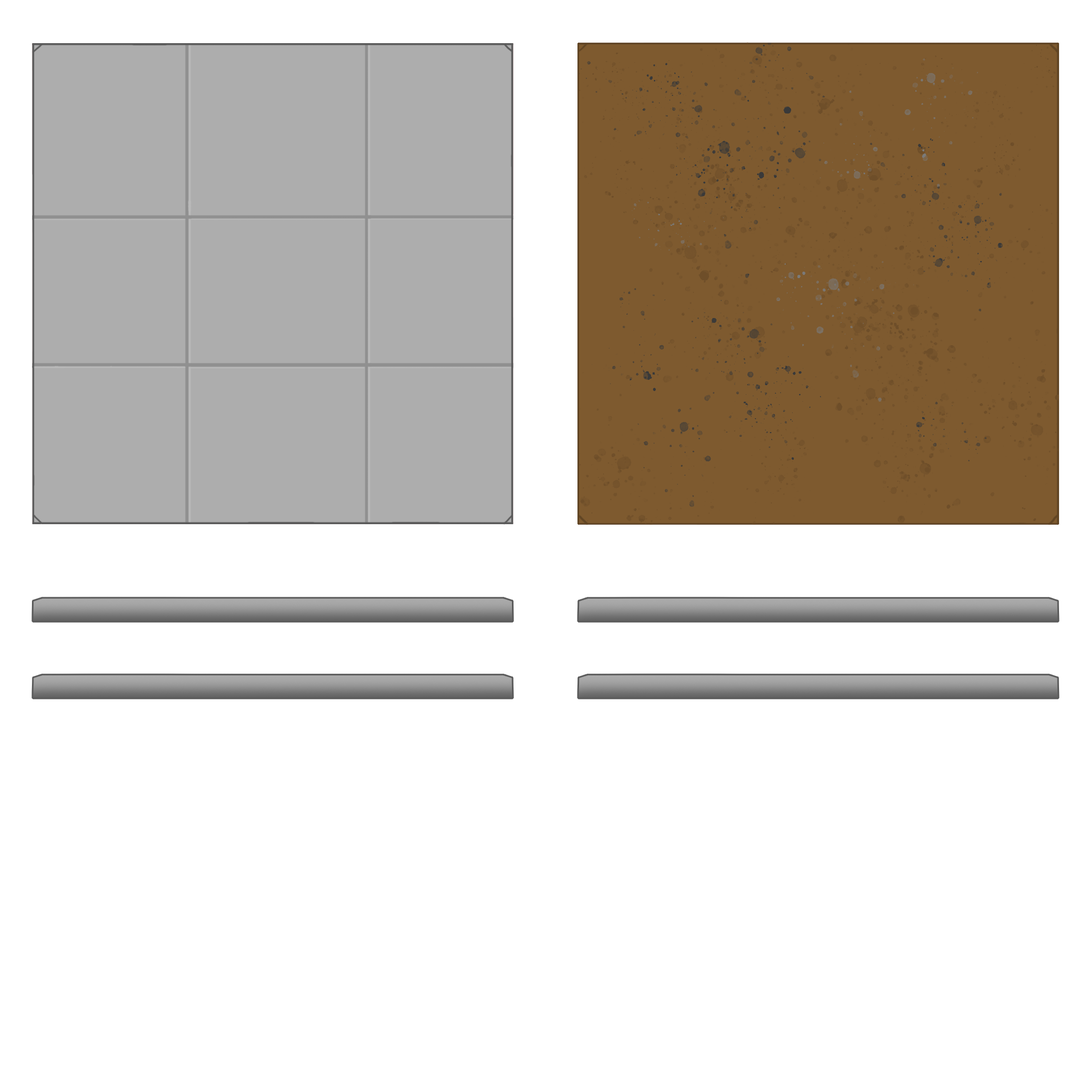
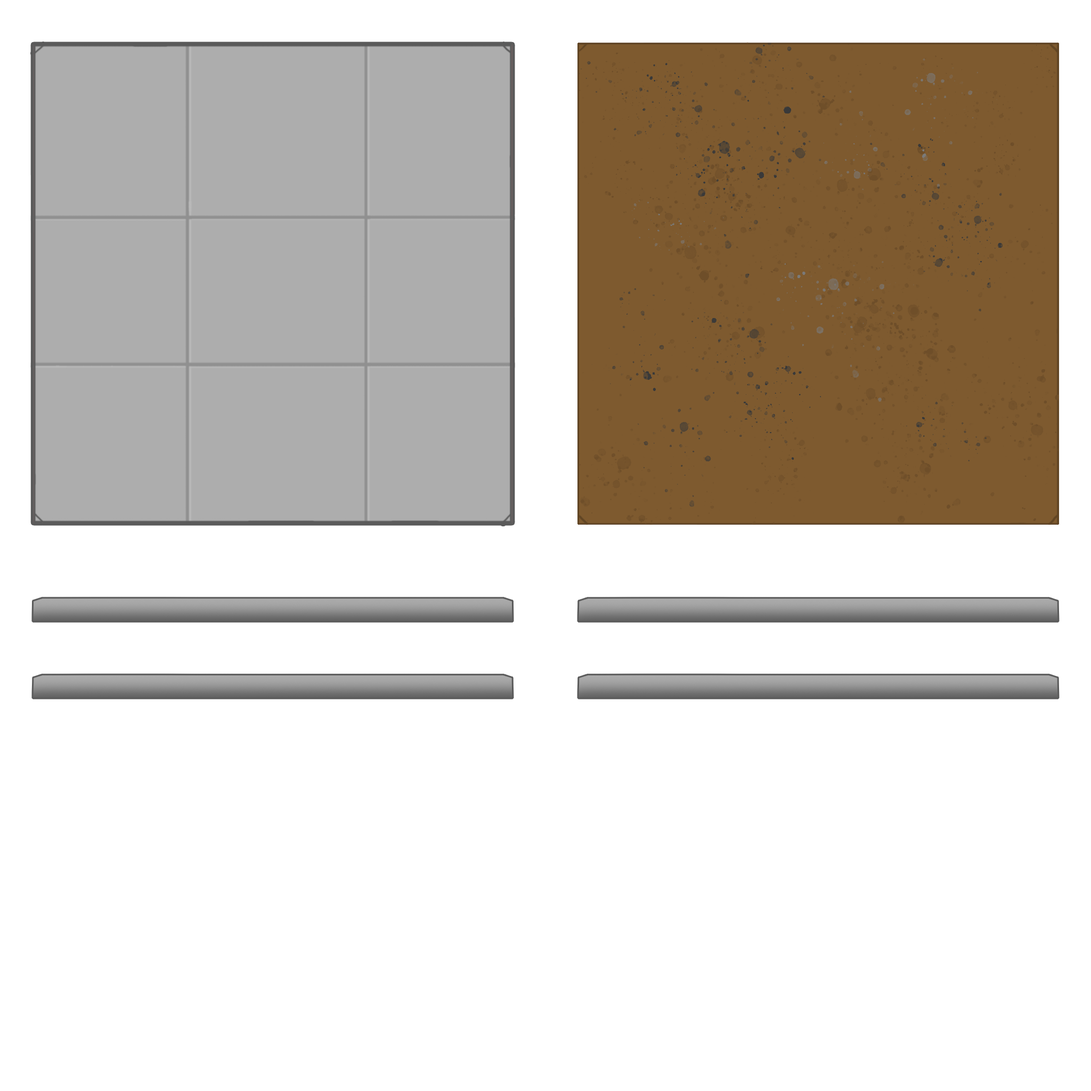
Revision of a layered (1091, 1091) image; what changed, layer by layer:
painted on "Layer 5" over (31, 42, 514, 526)
